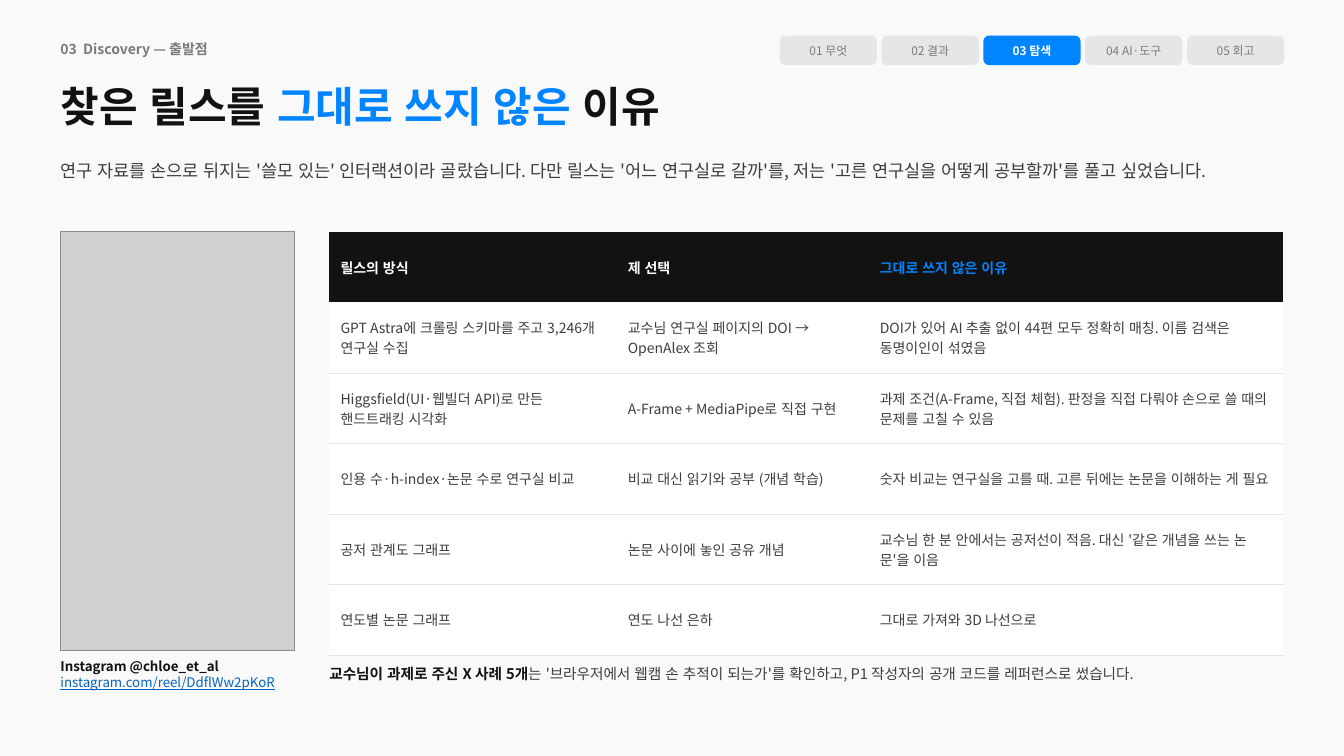
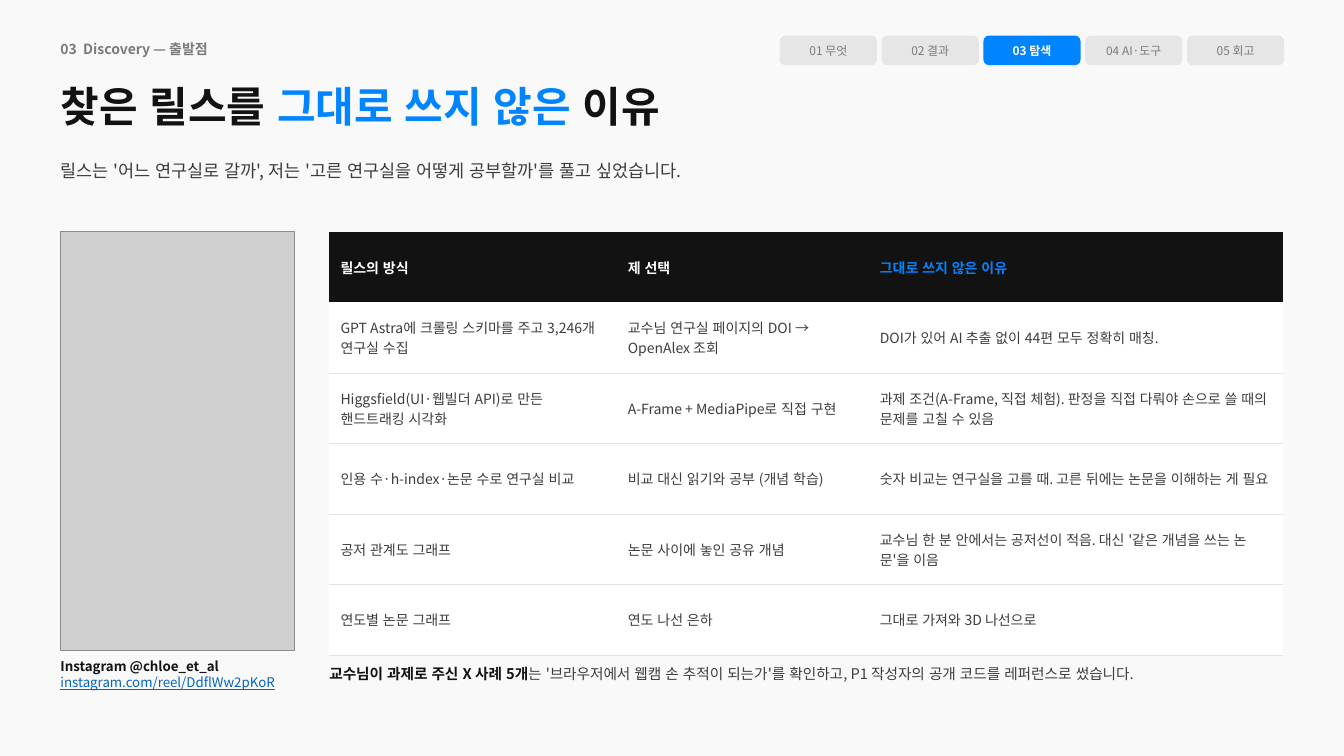
Before and after one commit to gunhyeok0803/Immersive_Interaction, a slide deck: slide 9 of presentation/slides.pptx. Drawn at 1344x756 pixels with LibreOffice and Linux fonts; fonts in the diff are those of the drawing; grey boxes stand for pictures. Boxes give left, top, right and bottom in pixels: in the first picture for what was removed or moved away, otherwise in the second. Text is boxed around its words. In the diff, an @@ line names an element or a change of style, - is before the commit and + after.

```diff
--- a/presentation/slides.pptx
+++ b/presentation/slides.pptx
@@ text at box(60, 162, 681, 180): text changed @@
-연구 자료를 손으로 뒤지는 '쓸모 있는' 인터랙션이라 골랐습니다. 다만 릴스는 '어느 연구실로 갈까'를, 저는 '고른 연구실을 어떻게 공부할까'를 풀고 싶었습니다.
+릴스는 '어느 연구실로 갈까', 저는 '고른 연구실을 어떻게 공부할까'를 풀고 싶었습니다.
@@ table at box(330, 232, 1285, 655) @@
-row 2, column 3: DOI가 있어 AI 추출 없이 44편 모두 정확히 매칭. 이름 검색은 동명이인이 섞였음
+row 2, column 3: DOI가 있어 AI 추출 없이 44편 모두 정확히 매칭.
@@ borders changed @@
```
Also in this commit, not shown: 21 other slides changed, 1 other file.
